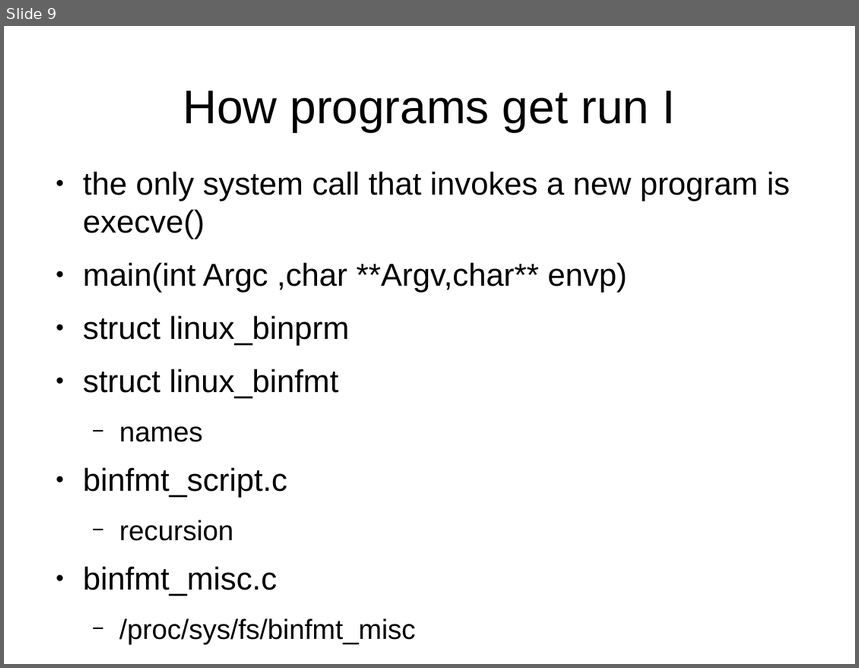
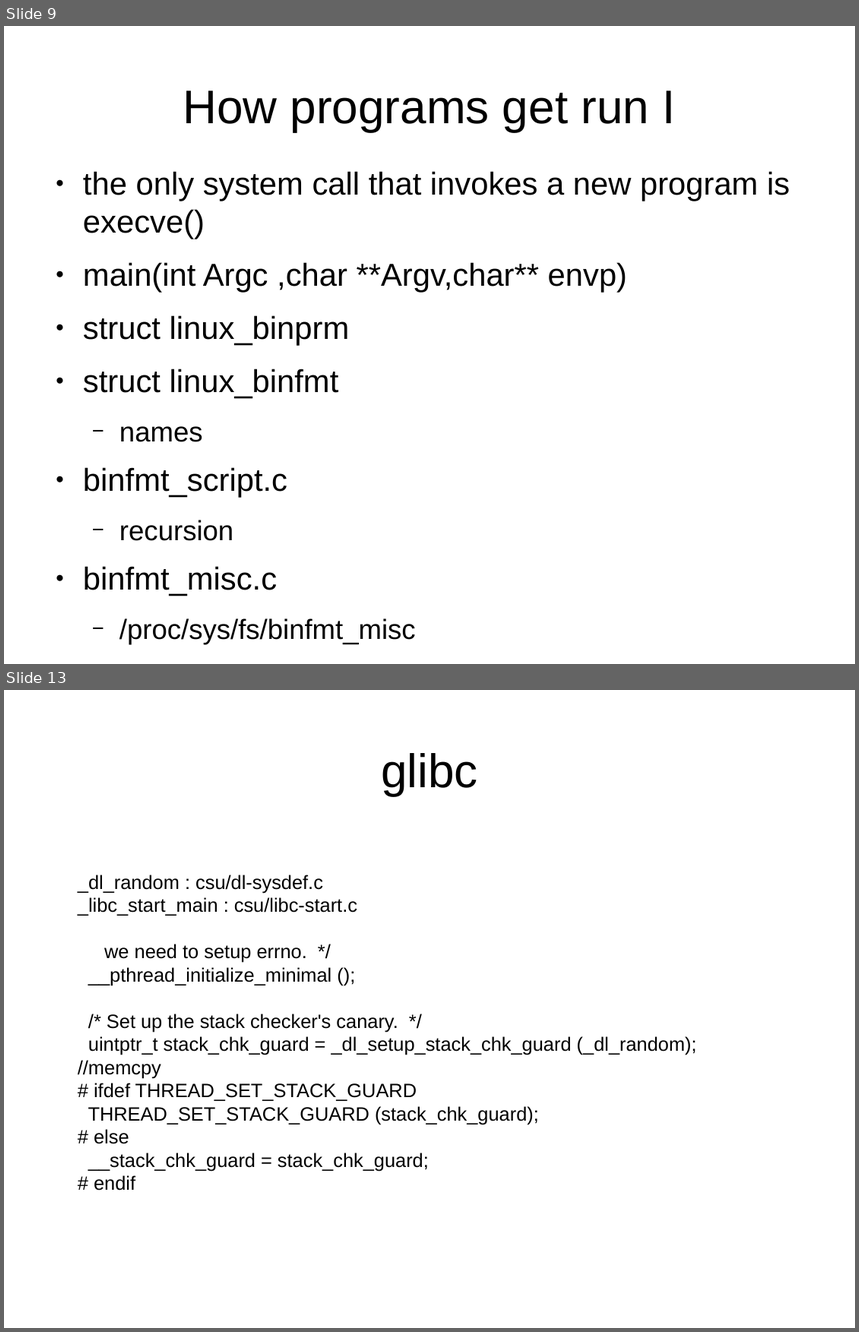
Before and after one commit to gomord/posix_locks, a slide deck: how_canarys_start/canarys/canarys.odp. Shown one above the other, each under a label of ours: slide 9 before the commit, slides 9 and 13 after it; the slides between them are not shown. The pictures are 859x668 and 859x1332 pixels, drawn with LibreOffice and Linux fonts; fonts in the diff are those of the drawing. Boxes give left, top, right and bottom in pixels: in the first picture for what was removed or moved away, otherwise in the second. Text is boxed around its words. In the diff, an @@ line names an element or a change of style, - is before the commit and + after.

```diff
--- a/how_canarys_start/canarys/canarys.odp
+++ b/how_canarys_start/canarys/canarys.odp
@@ slide 13 added at bbox=[4, 690, 855, 1328], background #FFFFFF @@
@@ title added at bbox=[381, 753, 478, 796], 44 pt, text #000000 @@
+glibc
@@ text added at bbox=[78, 875, 697, 1171], 18 pt, text #000000 @@
+_dl_random : csu/dl-sysdef.c
+_libc_start_main : csu/libc-start.c
+we need to setup errno. */
+__pthread_initialize_minimal ();
+/* Set up the stack checker's canary. */
+uintptr_t stack_chk_guard = _dl_setup_stack_chk_guard (_dl_random); //memcpy
+# ifdef THREAD_SET_STACK_GUARD
+THREAD_SET_STACK_GUARD (stack_chk_guard);
+# else
+__stack_chk_guard = stack_chk_guard;
+# endif
```
Also in this commit, not shown: 1 slide changed, 4 other slides added, 1 slide removed.
